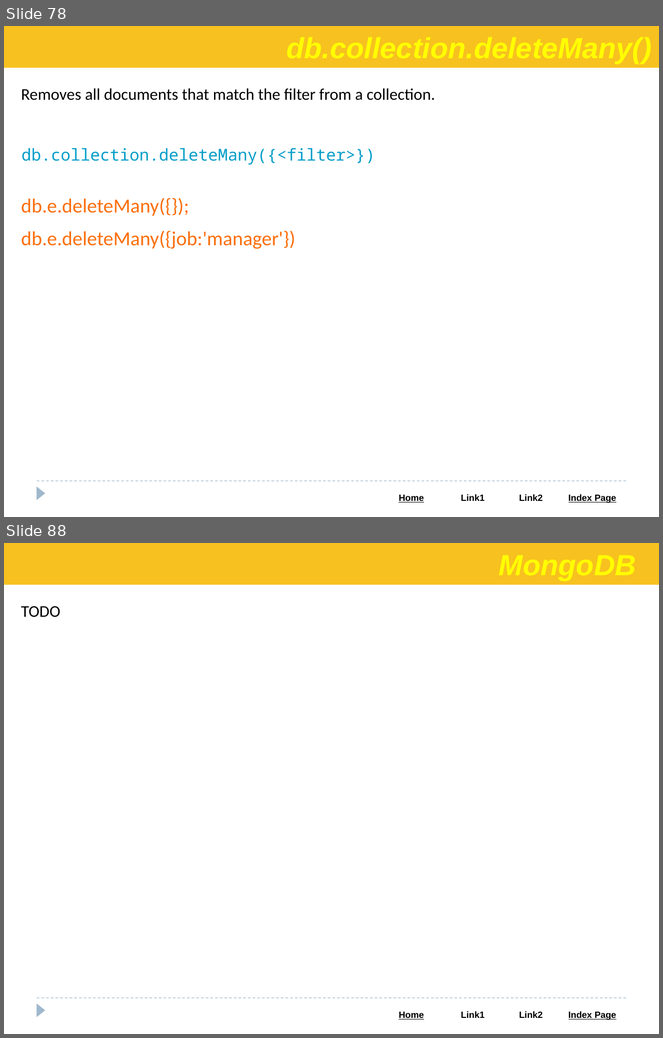
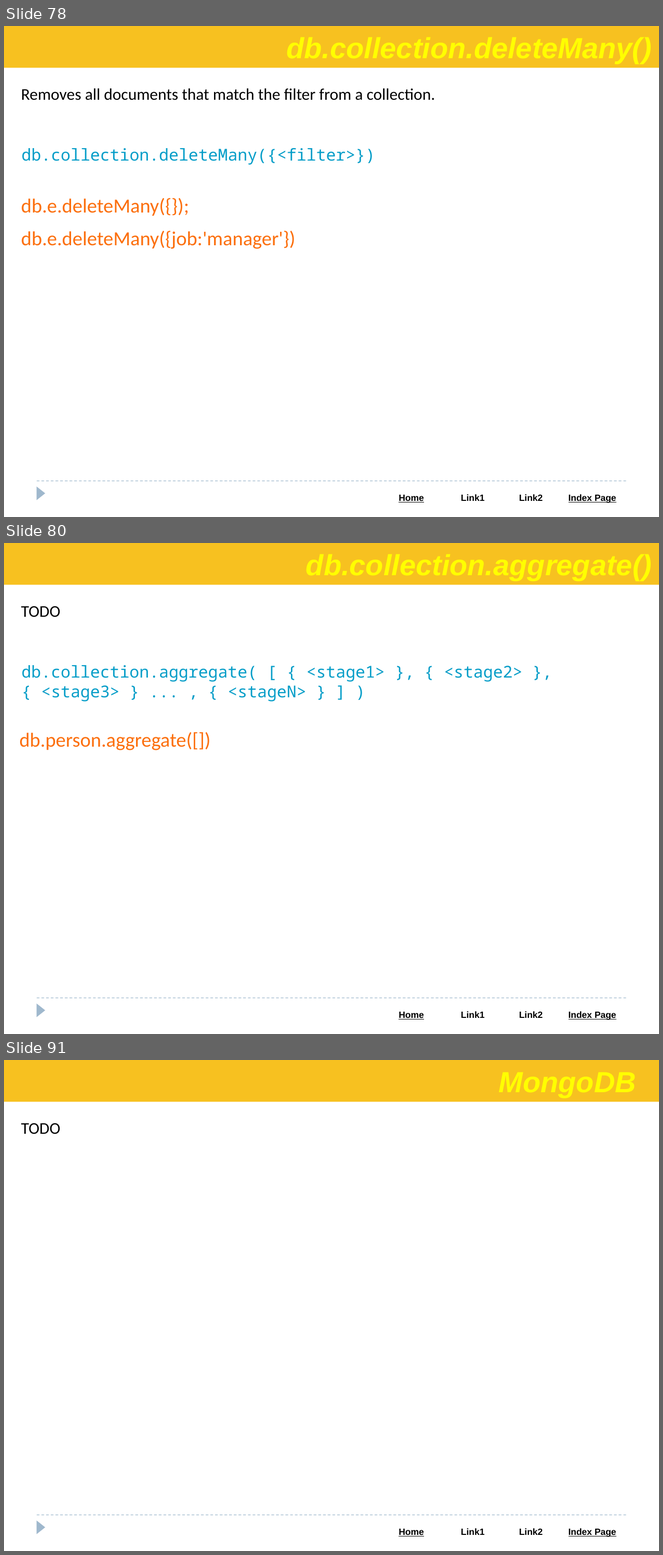
Before and after one commit to Saleel-Bagde/PPT-s, a slide deck: MongoDB PPT.pptx. Shown one above the other, each under a label of ours: slides 78 and 88 before the commit, slides 78, 80 and 91 after it; the slides between them are not shown. The pictures are 663x1038 and 663x1555 pixels, drawn with LibreOffice and Linux fonts; fonts in the diff are those of the drawing. Boxes give left, top, right and bottom in pixels: in the first picture for what was removed or moved away, otherwise in the second. Text is boxed around its words. In the diff, an @@ line names an element or a change of style, - is before the commit and + after.

```diff
--- a/MongoDB PPT.pptx
+++ b/MongoDB PPT.pptx
@@ slide 80 added at (4,543,659,1034), background #FFFFFF; not listed: 3 template elements that a slide beside it also shows @@
@@ rectangle added at (4,543,659,585), fill #F7C120 @@
@@ text added at (21,606,60,617), 18 pt, text #000000 @@
+TODO
@@ text added at (22,665,522,702), 18 pt, text #049DC8 @@
+db.collection.aggregate( [ { <stage1> }, { <stage2> }, { <stage3> } ... , { <stageN> } ] )
@@ text added at (20,732,211,750), 22 pt, text #FC6F0D @@
+db.person.aggregate([])
@@ what was slide 88 is now slide 91 @@
```
Also in this commit, not shown: 7 slides changed, 4 other slides added, 2 slides removed.
